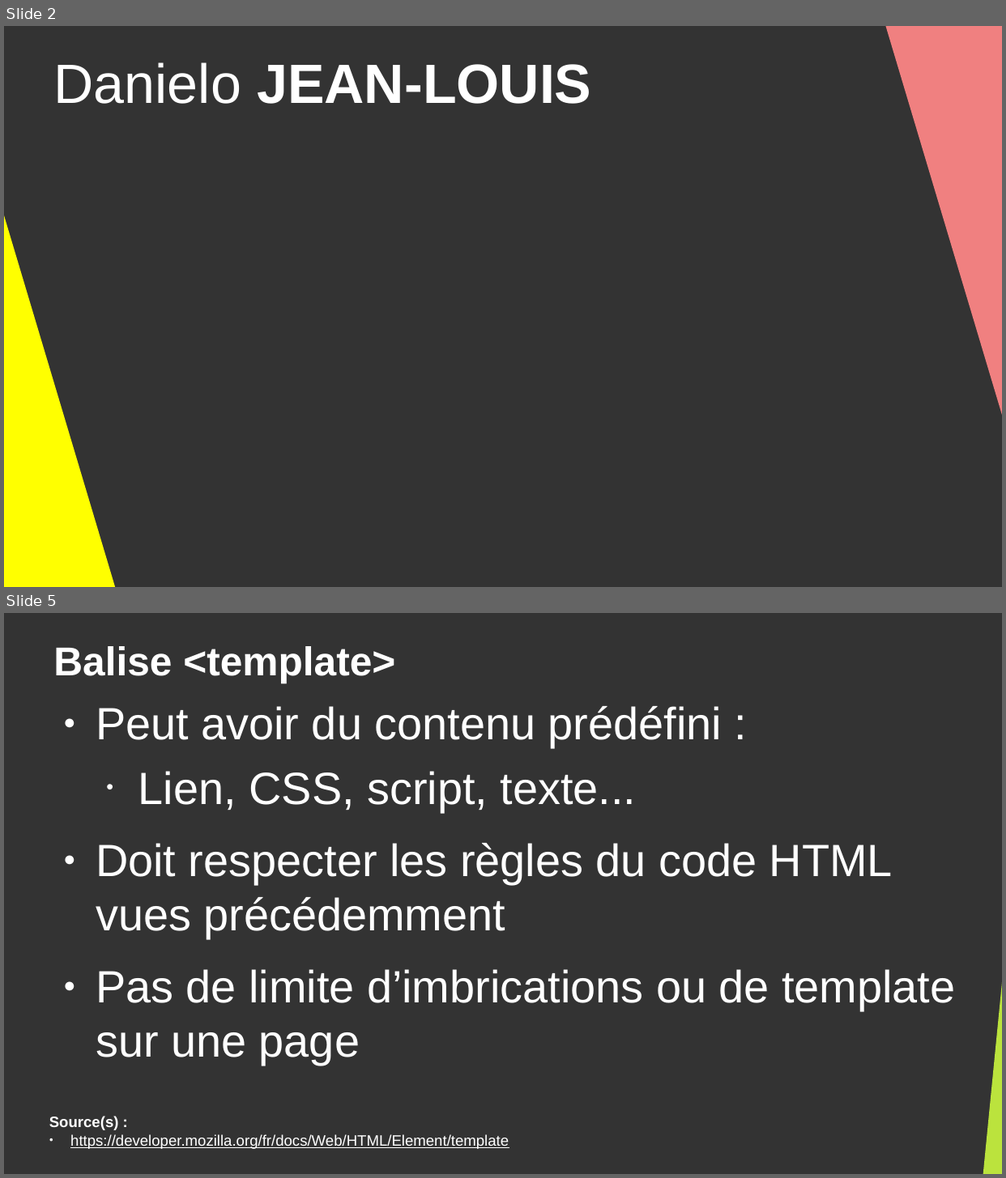
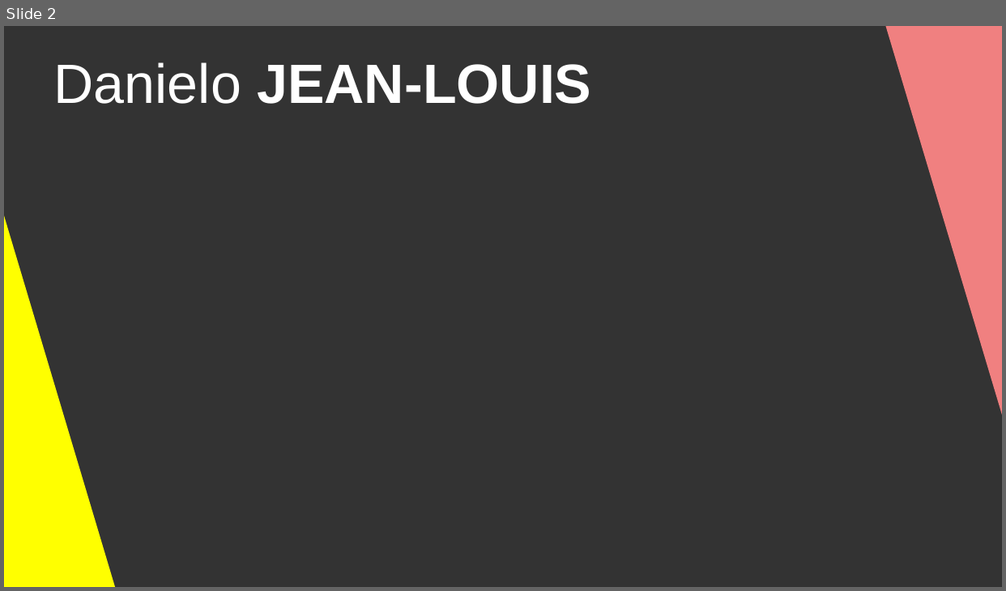
Before and after one commit to DanYellow/cours, a slide deck: developpement-front-s5/travaux-pratiques/numero-4/presentation.odp. Shown one above the other, each under a label of ours: slides 2 and 5 before the commit, slide 2 after it; the slides between them are not shown. The pictures are 1006x1178 and 1006x591 pixels, drawn with LibreOffice and Linux fonts; fonts in the diff are those of the drawing. Boxes give left, top, right and bottom in pixels: in the first picture for what was removed or moved away, otherwise in the second. Text is boxed around its words. In the diff, an @@ line names an element or a change of style, - is before the commit and + after.

```diff
--- a/developpement-front-s5/travaux-pratiques/numero-4/presentation.odp
+++ b/developpement-front-s5/travaux-pratiques/numero-4/presentation.odp
@@ slide 5 removed at (4, 613, 1002, 1174), background #333333 @@
@@ title removed at (53, 646, 395, 683) @@
-Balise <template>
@@ text removed at (96, 706, 955, 1065) @@
-● Peut avoir du contenu prédéfini :
-  • Lien, CSS, script, texte...
-● Doit respecter les règles du code HTML vues précédemment
-● Pas de limite d’imbrications ou de template sur une page
@@ right triangle removed at (981, 875, 1002, 1174) @@
@@ text removed at (49, 1116, 509, 1149) @@
-Source(s) :
-● https://developer.mozilla.org/fr/docs/Web/HTML/Element/template
```
Also in this commit, not shown: 3 slides changed, 16 slides added, 15 other slides removed, 4 other files.
